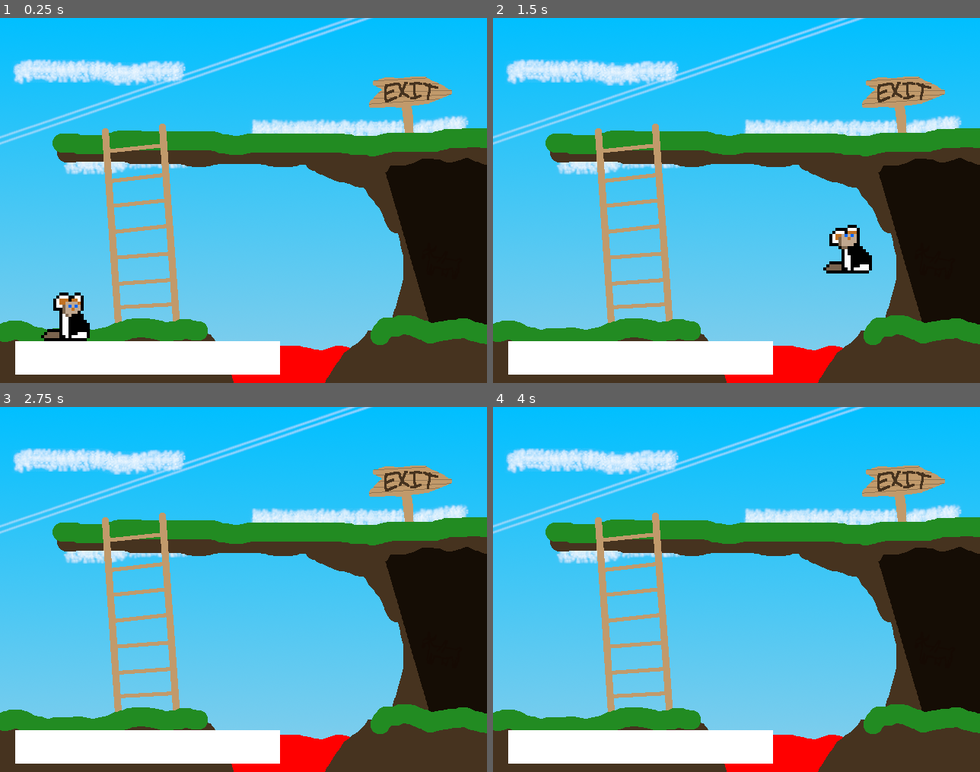
Above: before the commit, frames 1-4 (two rows, left to right).
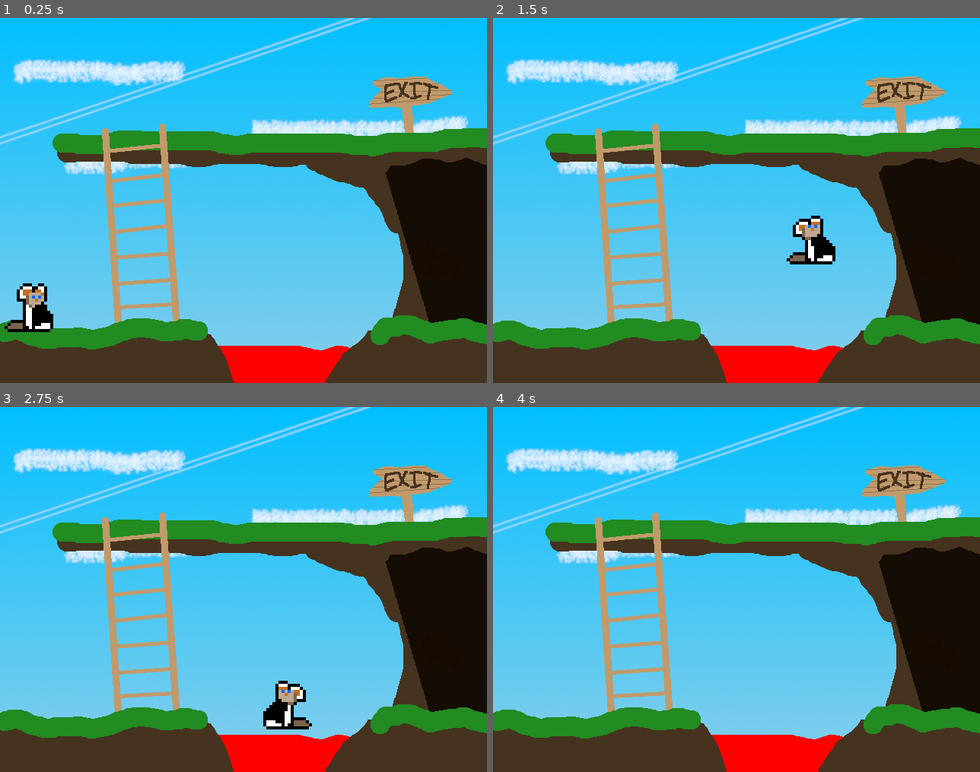
Above: after the commit, the same moments.

Repository: swashdev/minigame-madness
Game: Godot game, scene res://mini/lose/scenes/lose_minigame.tscn
Two runs of this game, one before a commit and one after it. Both use one fixed random seed, a clock stepped at 60 frames per second and the inputs below. This scene is started directly instead of the project's main scene.
Inputs:
- Up to frame 1 (0.25 s): no input
- Up to frame 2 (1.5 s): tap Enter at 0.5 s; hold Right (ui_right) from 0.53 s (still down); tap Space (ui_select) at 0.77 s
- Up to frame 3 (2.75 s): tap Space (ui_select) at 1.52 s; release Right (ui_right) at 2.03 s; hold Left (ui_left) from 2.03 s (still down)
- Up to frame 4 (4 s): release Left (ui_left) at 2.78 s; hold Right (ui_right) from 2.78 s (still down); tap Space (ui_select) at 3.02, 3.5, 3.77 s

The runs differ from the first frame. In frame 1, 6.7% of the frame differs, in the area x 0-58%, y 72-98%; in frame 2, 6.7%; in frame 3, 5.8%; in frame 4, 5.0%.

Commit message:
add appropriate floors for Lose minigame.

Diff:
--- a/mini/lose/scenes/lose_minigame.tscn
+++ b/mini/lose/scenes/lose_minigame.tscn
@@ -1,11 +1,17 @@
-[gd_scene load_steps=5 format=2]
+[gd_scene load_steps=7 format=2]
 
 [ext_resource path="res://shared/scripts/minigame.gd" type="Script" id=1]
 [ext_resource path="res://mini/lose/scenes/characters/fluffy_platformer.tscn" type="PackedScene" id=2]
 [ext_resource path="res://mini/lose/images/background/bg.png" type="Texture" id=3]
 
 [sub_resource type="RectangleShape2D" id=1]
-extents = Vector2( 174, 21.9999 )
+extents = Vector2( 142.27, 10 )
+
+[sub_resource type="RectangleShape2D" id=2]
+extents = Vector2( 86.9017, 10 )
+
+[sub_resource type="RectangleShape2D" id=3]
+extents = Vector2( 287.047, 10 )
 
 [node name="LoseMinigame" type="Node2D"]
 script = ExtResource( 1 )
@@ -19,21 +25,36 @@
 }
 
 [node name="FluffyPlatformer" parent="." instance=ExtResource( 2 )]
-position = Vector2( 96.0001, 386 )
+position = Vector2( 47.9442, 372.968 )
 
-[node name="BasicFloor" type="StaticBody2D" parent="."]
-position = Vector2( 194, 447 )
+[node name="Floor1" type="StaticBody2D" parent="."]
+position = Vector2( 138.699, 422.546 )
 collision_layer = 2
-
-[node name="ColorRect" type="ColorRect" parent="BasicFloor"]
-margin_left = -174.0
-margin_top = -22.0
-margin_right = 174.0
-margin_bottom = 22.0
 __meta__ = {
-"_edit_use_anchors_": false
+"_edit_group_": true
 }
 
-[node name="CollisionShape2D" type="CollisionShape2D" parent="BasicFloor"]
+[node name="CollisionShape2D" type="CollisionShape2D" parent="Floor1"]
 shape = SubResource( 1 )
 one_way_collision = true
+
+[node name="Floor2" type="StaticBody2D" parent="."]
+collision_layer = 2
+__meta__ = {
+"_edit_group_": true
+}
+
+[node name="CollisionShape2D" type="CollisionShape2D" parent="Floor2"]
+position = Vector2( 567.062, 413.84 )
+shape = SubResource( 2 )
+one_way_collision = true
+
+[node name="Floor3" type="StaticBody2D" parent="."]
+__meta__ = {
+"_edit_group_": true
+}
+
+[node name="CollisionShape2D" type="CollisionShape2D" parent="Floor3"]
+position = Vector2( 367.094, 166.972 )
+shape = SubResource( 3 )
+one_way_collision = true
